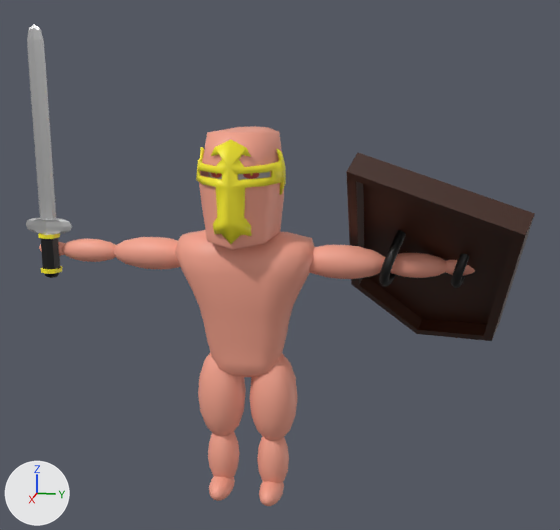
Before and after pictures for a commit that changed the FBX model Assets/Blender/Characters/Player/Knight/Knight.fbx.
Camera for both pictures: a camera (50 mm lens) standing at (3.56, 0.88, 2.14) and looking at (-0.09, 0.15, 1.23). The axes (+X, +Y, +Z) are drawn at lower left. The lights are the same throughout. Where no turn or scale is listed for an object, it has been applied to the vertices. Vertices at the same position are counted once.

The scene before the commit, as lines of its bpy script (objects in view):
```python
me_cube = bpy.data.meshes.new('Cube')
me_cube.from_pydata(...)  # 254 vertices, 248 faces; spans x -0.02..0.088, y -0.125..0.125, z -0.041..1.193
# faces by material slot: [48, 156, 44]
me_cube.materials.append(mat_gold)  # yellow #fff12a
me_cube.materials.append(mat_swordshiny)  # white #e7e7e7
me_cube.materials.append(mat_handle)  # black #000000
me_cube_003 = bpy.data.meshes.new('Cube.003')
me_cube_003.from_pydata(...)  # 1367 vertices, 1384 faces; spans x -0.22..0.3, y -1.09..1.09, z 0.69..1.9
# faces by material slot: [114, 1078, 132, 32, 28]
me_cube_003.materials.append(mat_gold)  # yellow #fff12a
me_cube_003.materials.append(mat_skin)  # beige #f5a38d
me_cube_003.materials.append(mat_white)  # white #e7e7e7
me_cube_003.materials.append(mat_lips)  # red #e7564d
me_cube_003.materials.append(mat_eyes)  # green #19e700
me_cube_004 = bpy.data.meshes.new('Cube.004')
me_cube_004.from_pydata(...)  # 684 vertices, 768 faces; spans x -0.122..0.165, y -0.256..0.256, z 0.016..0.816
me_cube_004.materials.append(mat_skin)  # beige #f5a38d
ob_sword = bpy.data.objects.new('Sword', me_cube)
ob_sword.location = (0.0, -1.007, 1.179)
ob_warriorlowerbody = bpy.data.objects.new('WarriorLowerBody', me_cube_004)
ob_warriorlowerbody.location = (0.0, 0.0, 0.0)
ob_warriorupperbody = bpy.data.objects.new('WarriorUpperBody', me_cube_003)
ob_warriorupperbody.location = (0.0, 0.0, 0.0)
# also in view: 'Shield' at (-0.07, 0.87, 1.3)
```
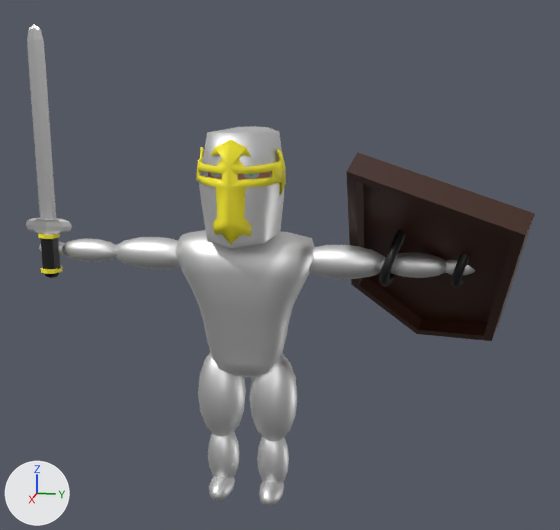
Location of each change, [x1, y1, x2, y2] in pixels of the pictures (560 x 530 px):
```json
{"object": "WarriorLowerBody", "change": "recoloured", "before": [198, 352, 298, 506], "after": [198, 352, 298, 506]}
{"part": 1, "of": "me_cube_003", "change": "recoloured", "before": [39, 126, 475, 377], "after": [39, 126, 475, 377]}
{"part": 2, "of": "me_cube_003", "change": "recoloured", "before": [208, 172, 270, 180], "after": [208, 172, 270, 180]}
{"part": 3, "of": "me_cube_003", "change": "recoloured", "before": [211, 173, 259, 179], "after": [211, 173, 259, 179]}
```

The change, as JSON lines over the scene's bpy script:
```json
{"op": "add", "block": "mat_steel", "code": ["mat_steel = principled_material('Steel')", "mat_steel.base_color = (0.8, 0.8, 0.8)  # white #e7e7e7", "mat_steel.metallic = 1.0"]}
{"block": "me_cube_003", "where": "me_cube_003.from_pydata(...)  # 1367 vertices, 1384 faces; spans x -0.22..0.3, y -1.09..1.09, z 0.69..1.9"}
{"block": "me_cube_003", "where": "# used by ob_warriorupperbody; location = (0.0, 0.0, 0.0)"}
{"block": "me_cube_003", "change": "me_cube_003 part 1: all 1078 faces that had it switch from mat_skin (beige #f5a38d) to mat_steel (white #e7e7e7)"}
{"block": "me_cube_003", "change": "me_cube_003 part 2: all 132 faces that had it switch from mat_white (white #e7e7e7) to mat_skin (beige #f5a38d)"}
{"block": "me_cube_003", "change": "me_cube_003 part 3: all 32 faces that had it switch from mat_lips (red #e7564d) to mat_white (white #e7e7e7)"}
{"block": "me_cube_004", "where": "me_cube_004.from_pydata(...)  # 684 vertices, 768 faces; spans x -0.122..0.165, y -0.256..0.256, z 0.016..0.816"}
{"op": "remove", "block": "me_cube_004", "code": "me_cube_004.materials.append(mat_skin)  # beige #f5a38d"}
{"op": "add", "block": "me_cube_004", "code": "me_cube_004.materials.append(mat_steel)  # white #e7e7e7"}
```
